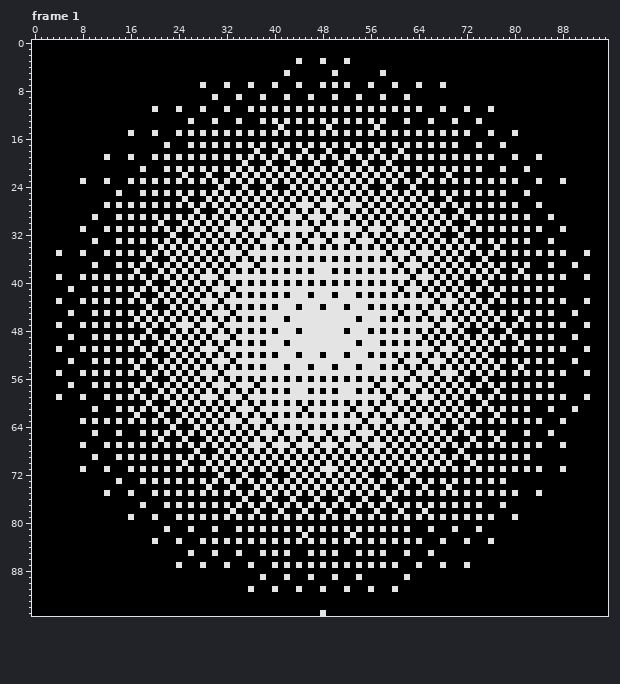
One commit to this pixel-art file: sprites/flame-light.aseprite. This is how it looked before the edit.
96x96 pixels, 5 frames. Shown: frame 1. The commit also changed other frames, which this record leaves out.
The result:
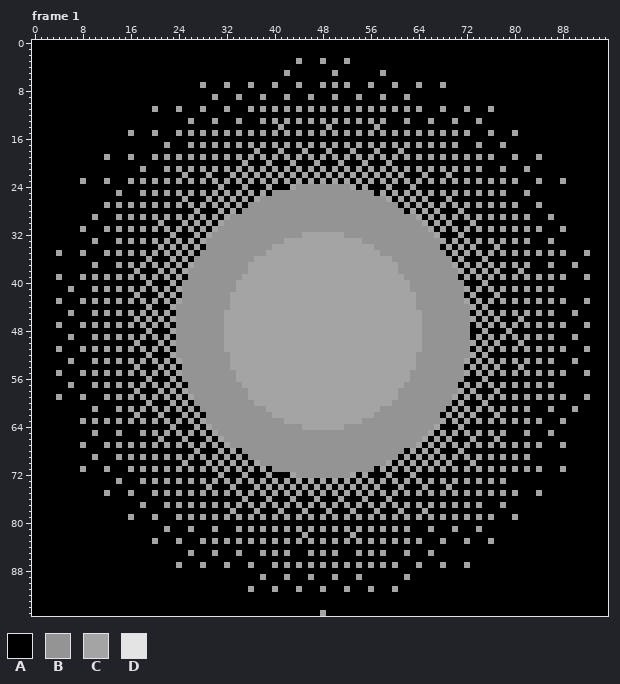
Palette (. is transparent): A #000000  B #949494  C #a4a4a4  D #e4e4e4
What changed:
layer "Background" now hidden
layer "Dynamic Light" now hidden
Changed rows in their new state; - is an unchanged pixel.
Frame 1:
first column x 4:
 3 ----------------------------------------C---C---C----------------------------------------
 5 --------------------------------------C-------C-------C----------------------------------
 7 ------------------------C---C---C---C---C---C-C-C---C---C---C---C------------------------
 9 --------------------------C---C---C---C---C---C---C---C---C------------------------------
11 ----------------C---C---C---C---C-C-C-C-C-C-C-C-C-C-C-C-C-C-C---C---C---C----------------
13 ----------------------C---C---C---C-C-C-C-C-C-C-C-C-C-C---C---C---C---C------------------
14 -------------------------------------C-------C-------C-----------------------------------
15 ------------C---C---C-C-C-C-C-C-C-C-C-C-C-C-C-C-C-C-C-C-C-C-C-C-C-C-C---C---C------------
17 ------------------C---C-C-C-C-C-C-C-C-C-C-C-C-C-C-C-C-C-C-C-C-C-C-C---C---C--------------
18 ---------------------------------C---C---C---C---C---C---C-------------------------------
19 --------C---C---C-C-C-C-C-C-C-C-C-C-C-C-C-C-C-C-C-C-C-C-C-C-C-C-C-C-C-C-C---C---C--------
20 -------------------------------C---C---C---C---C---C---C---------------------------------
21 --------------C---C-C-C-C-C-C-C-C-C-C-C-C-C-C-C-C-C-C-C-C-C-C-C-C-C-C-C---C---C----------
22 ---------------------C---C---C-C-C-C-C-C-C-C-C-C-C-C-C-C-C---C---C-----------------------
23 ----C---C---C-C-C-C-C-C-C-C-C-C-C-C-C-C-C-C-C-C-C-C-C-C-C-C-C-C-C-C-C-C-C-C-C---C---C----
24 ---------------------------C---C---C---CBBBBBBBBBC-C---C---C-----------------------------
25 ----------C---C-C-C-C-C-C-C-C-C-C-C-BBBBBBBBBBBBBBBBB-C-C-C-C-C-C-C-C-C-C-C---C----------
26 ---------------------C---C-C-C-C-CBBBBBBBBBBBBBBBBBBBBBC-C-C-C---C-----------------------
27 --------C-C-C-C-C-C-C-C-C-C-C-C-BBBBBBBBBBBBBBBBBBBBBBBBB-C-C-C-C-C-C-C-C-C-C---C--------
28 -----------------------C---C-C-BBBBBBBBBBBBBBBBBBBBBBBBBBB-C-C-C---C---------------------
29 ------C---C-C-C-C-C-C-C-C-C-CBBBBBBBBBBBBBBBBBBBBBBBBBBBBBBBC-C-C-C-C-C-C-C-C-C---C------
30 -----------------C---C-C-C-CBBBBBBBBBBBBBBBBBBBBBBBBBBBBBBBBBC-C-C---C-------------------
31 ----C---C-C-C-C-C-C-C-C-C-CBBBBBBBBBBBBBBBBBBBBBBBBBBBBBBBBBBBC-C-C-C-C-C-C-C-C-C---C----
32 -------------------C---C-CBBBBBBBBBBBBBBBCCCCCCCBBBBBBBBBBBBBBBC---C---------------------
33 ------C---C-C-C-C-C-C-C-CBBBBBBBBBBBBBCCCCCCCCCCCCCBBBBBBBBBBBBBC-C-C-C-C-C-C-C---C------
34 -----------------C-C-C-C-BBBBBBBBBBBCCCCCCCCCCCCCCCCCBBBBBBBBBBB-C-C-C---C---------------
35 C---C---C-C-C-C-C-C-C-C-BBBBBBBBBBBCCCCCCCCCCCCCCCCCCCBBBBBBBBBBB-C-C-C-C-C-C-C-C-C-C---C
36 ---------------C---C-C-BBBBBBBBBBCCCCCCCCCCCCCCCCCCCCCCCBBBBBBBBBB-C---C-----------------
37 ------C---C-C-C-C-C-C-CBBBBBBBBBCCCCCCCCCCCCCCCCCCCCCCCCCBBBBBBBBBC-C-C-C-C-C-C---C---C--
38 -------------C---C-C-CBBBBBBBBBBCCCCCCCCCCCCCCCCCCCCCCCCCBBBBBBBBBBC-C-C-C---C-----------
39 C---C-C-C-C-C-C-C-C-C-BBBBBBBBBCCCCCCCCCCCCCCCCCCCCCCCCCCCBBBBBBBBB-C-C-C-C-C-C-C-C-C---C
40 ---------------C---C-BBBBBBBBBCCCCCCCCCCCCCCCCCCCCCCCCCCCCCBBBBBBBBB---C-----------------
41 --C---C-C-C-C-C-C-C-CBBBBBBBBBCCCCCCCCCCCCCCCCCCCCCCCCCCCCCBBBBBBBBBC-C-C-C-C-C-C-C------
42 -------------C---C-C-BBBBBBBBCCCCCCCCCCCCCCCCCCCCCCCCCCCCCCCBBBBBBBB-C---C---------------
43 C---C-C-C-C-C-C-C-C-CBBBBBBBBCCCCCCCCCCCCCCCCCCCCCCCCCCCCCCCBBBBBBBBC-C-C-C-C-C-C-C-C---C
44 ---------------C---CBBBBBBBBBCCCCCCCCCCCCCCCCCCCCCCCCCCCCCCCBBBBBBBBBC-C-----------------
45 --C---C-C-C-C-C-C-C-BBBBBBBBCCCCCCCCCCCCCCCCCCCCCCCCCCCCCCCCCBBBBBBBB-C-C-C-C-C-C-C---C--
46 -------------C-C-C-CBBBBBBBBCCCCCCCCCCCCCCCCCCCCCCCCCCCCCCCCCBBBBBBBBC-C-C---C-----------
47 C---C-C-C-C-C-C-C-C-BBBBBBBBCCCCCCCCCCCCCCCCCCCCCCCCCCCCCCCCCBBBBBBBB-C-C-C-C-C-C-C-C---C
48 ---------------C---CBBBBBBBBCCCCCCCCCCCCCCCCCCCCCCCCCCCCCCCCCBBBBBBBB--C---C-------------
49 --C---C-C-C-C-C-C-C-BBBBBBBBCCCCCCCCCCCCCCCCCCCCCCCCCCCCCCCCCBBBBBBBB-C-C-C-C-C-C-C---C--
50 -------------C---C-CBBBBBBBBCCCCCCCCCCCCCCCCCCCCCCCCCCCCCCCCCBBBBBBBBC-C-C---C-----------
51 C---C-C-C-C-C-C-C-C-BBBBBBBBCCCCCCCCCCCCCCCCCCCCCCCCCCCCCCCCCBBBBBBBB-C-C-C-C-C-C-C-C---C
52 ---------------C---CBBBBBBBBBCCCCCCCCCCCCCCCCCCCCCCCCCCCCCCCBBBBBBBBBC-C-----------------
53 --C---C-C-C-C-C-C-C-CBBBBBBBBCCCCCCCCCCCCCCCCCCCCCCCCCCCCCCCBBBBBBBBC-C-C-C-C-C-C-C---C--
54 -------------C---C-C-BBBBBBBBCCCCCCCCCCCCCCCCCCCCCCCCCCCCCCCBBBBBBBB-C-C-C---C-----------
55 C---C-C-C-C-C-C-C-C-CBBBBBBBBBCCCCCCCCCCCCCCCCCCCCCCCCCCCCCBBBBBBBBBC-C-C-C-C-C-C-C-C---C
56 ---------------C---C-BBBBBBBBBCCCCCCCCCCCCCCCCCCCCCCCCCCCCCBBBBBBBBB---C-----------------
57 --C---C-C-C-C-C-C-C-C-BBBBBBBBBCCCCCCCCCCCCCCCCCCCCCCCCCCCBBBBBBBBB-C-C-C-C-C-C-C-C------
58 -------------C---C-C-CBBBBBBBBBBCCCCCCCCCCCCCCCCCCCCCCCCCBBBBBBBBBBC-C---C---------------
59 C---C---C-C-C-C-C-C-C-CBBBBBBBBBCCCCCCCCCCCCCCCCCCCCCCCCCBBBBBBBBBC-C-C-C-C-C-C-C-C-C---C
60 ---------------C---C-C-BBBBBBBBBBCCCCCCCCCCCCCCCCCCCCCCCBBBBBBBBBB-C---C-----------------
61 ------C---C-C-C-C-C-C-C-BBBBBBBBBBBCCCCCCCCCCCCCCCCCCCBBBBBBBBBBB-C-C-C-C-C-C-C---C---C--
62 -------------C---C---C-C-BBBBBBBBBBBCCCCCCCCCCCCCCCCCBBBBBBBBBBB-C-C-C---C---------------
63 ----C-C-C-C-C-C-C-C-C-C-CBBBBBBBBBBBBBCCCCCCCCCCCCCBBBBBBBBBBBBBC-C-C-C-C-C-C-C-C---C----
64 -------------------C---C-CBBBBBBBBBBBBBBBCCCCCCCBBBBBBBBBBBBBBBC---C---------------------
65 ------C---C---C-C-C-C-C-C-CBBBBBBBBBBBBBBBBBBBBBBBBBBBBBBBBBBBC-C-C-C-C-C-C---C---C------
66 -----------------C---C---C-CBBBBBBBBBBBBBBBBBBBBBBBBBBBBBBBBBC-C-C---C---C---------------
67 ----C---C-C-C-C-C-C-C-C-C-C-CBBBBBBBBBBBBBBBBBBBBBBBBBBBBBBBC-C-C-C-C-C-C-C-C-C-C---C----
68 -----------------------C---C-C-BBBBBBBBBBBBBBBBBBBBBBBBBBB-C-C-C---C---------------------
69 ------C---C-C-C-C-C-C-C-C-C-C-C-BBBBBBBBBBBBBBBBBBBBBBBBB-C-C-C-C-C-C-C-C-C-C-C----------
70 ---------------------C---C-C-C-C-CBBBBBBBBBBBBBBBBBBBBBC-C-C-C-C-C---C-------------------
71 ----C---C---C-C-C-C-C-C-C-C-C-C-C-C-BBBBBBBBBBBBBBBBB-C-C-C-C-C-C-C-C-C-C-C-C-C-C---C----
72 ---------------------------C---C---C---CBBBBBBBBBC-C---C---C-----------------------------
73 ----------C---C-C-C-C-C-C-C-C-C-C-C-C-C-C-C-C-C-C-C-C-C-C-C-C-C-C-C-C-C-C-C--------------
74 -------------------------C---C---C-C-C-C-C-C-C-C-C-C-C---C---C---C-----------------------
75 --------C---C---C-C-C-C-C-C-C-C-C-C-C-C-C-C-C-C-C-C-C-C-C-C-C-C-C-C-C-C-C-C-C---C--------
76 -------------------------------C---C---C---C---C---C---C---------------------------------
77 --------------C---C-C-C-C-C-C-C-C-C-C-C-C-C-C-C-C-C-C-C-C-C-C-C-C-C-C-C---C--------------
78 -----------------------------C---C---C---C---C---C---C---C---C---------------------------
79 ------------C---C---C-C-C-C-C-C-C-C-C-C-C-C-C-C-C-C-C-C-C-C-C-C-C-C-C-C-C---C------------
81 ------------------C---C---C---C-C-C-C-C-C-C-C-C-C-C-C-C-C-C---C---C---C------------------
82 -----------------------------------------C-------C---------------------------------------
83 ----------------C---C---C-C-C-C-C-C-C-C-C-C-C-C-C-C-C-C-C-C-C---C---C---C----------------
85 ----------------------C---C---C---C-C-C---C-C-C---C-C-C---C---C--------------------------
87 --------------------C---C---C---C---C-C-C-C-C-C-C-C-C-C-C---C---C---C--------------------
89 ----------------------------------C---C---C---C---C-------C------------------------------
91 --------------------------------C---C---C---C---C---C---C--------------------------------
first column x 48:
95 C
